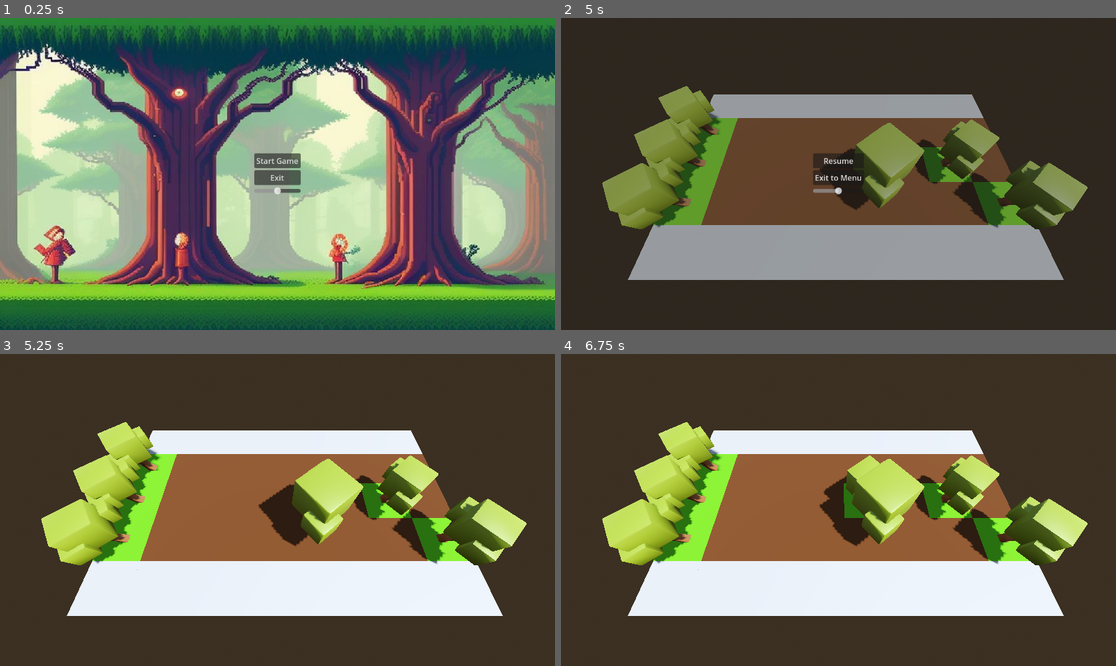
Above: before the commit, frames 1-4 (two rows, left to right).
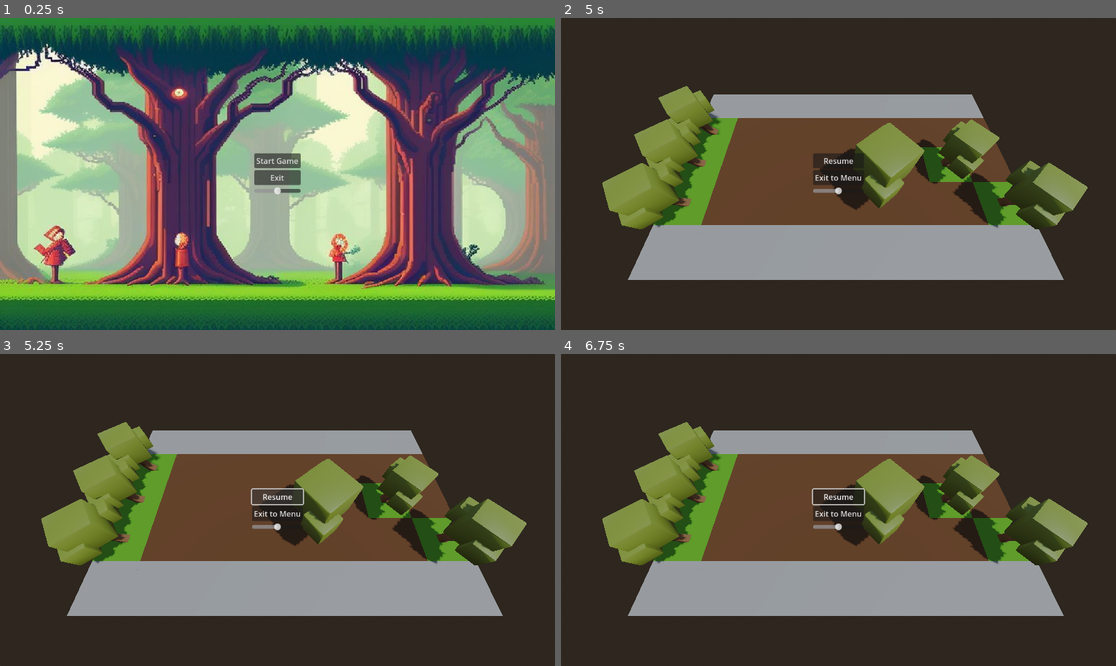
Above: after the commit, the same moments.

Repository: TheBoysJams/SeedsOfRenewal
Game: Godot game, scene res://UI/main_menu.tscn
The game is run twice, just before and just after one commit, with the same random seed, the same clock (stepped at 60 frames per second) and the same inputs.
Inputs (mouse positions are in pixels of both pictures, inside the frame that each line leads up to):
- Up to frame 1 (0.25 s): no input
- Up to frame 2 (5 s): click "Start Game" at 0.5 s; tap Enter at 1.25, 2.75, 4.25 s; move the mouse to (960, 158) at 1.27 s; click (960, 158) at 1.35 s; tap Space at 2, 3.5 s; move the mouse to (727, 189) at 2.02 s; right-click (727, 189) at 2.1 s; move the mouse to (894, 105) at 2.77 s; click (894, 105) at 2.85 s; move the mouse to (810, 236) at 3.52 s; right-click (810, 236) at 3.6 s; move the mouse to (1005, 220) at 4.27 s; click (1005, 220) at 4.35 s; tap Escape (escape) at 4.9 s
- Up to frame 3 (5.25 s): click (277, 497) at 5 s, where only the run before the commit has a clickable "Resume"
- Up to frame 4 (6.75 s): tap Space at 5.75 s; move the mouse to (672, 463) at 5.77 s; right-click (672, 463) at 5.85 s; move the mouse to (866, 510) at 6.52 s; click (866, 510) at 6.6 s

Frames 1-2 are identical in both runs. In frame 3, 40% of the frame differs, in the area x 7-95%, y 21-84%; in frame 4, 40%.

Commit message:
Fix pause menu

Diff:
--- a/RenewalTreeDefence/Levels/prototype_level.tscn
+++ b/RenewalTreeDefence/Levels/prototype_level.tscn
@@ -1,9 +1,8 @@
-[gd_scene load_steps=13 format=3 uid="uid://bivvk3fq6tihm"]
+[gd_scene load_steps=12 format=3 uid="uid://bivvk3fq6tihm"]
 
-[ext_resource type="Script" path="res://prototype_level.gd" id="1_jk0m5"]
 [ext_resource type="MeshLibrary" uid="uid://ckuhs5fq2ae2g" path="res://Tiles/tiles.tres" id="1_myrcv"]
 [ext_resource type="PackedScene" uid="uid://bq4slw2comdvs" path="res://player.tscn" id="2_o6oum"]
-[ext_resource type="PackedScene" uid="uid://d3g2gcq604vvv" path="res://Towers/tower_manager.tscn" id="3_i8pec"]
+[ext_resource type="PackedScene" uid="uid://d3g2gcq604vvv" path="res://Assets/Meshes/Tree_1.gltf" id="3_i8pec"]
 [ext_resource type="PackedScene" uid="uid://b1lyxto4b02y8" path="res://Towers/tree.tscn" id="4_bkccc"]
 [ext_resource type="Script" path="res://Towers/TowerManager.gd" id="5_ffg71"]
 [ext_resource type="PackedScene" uid="uid://cm4gkchemv2ui" path="res://UI/pause_menu.tscn" id="6_yc7nx"]
@@ -28,7 +27,6 @@
 Cost = 2
 
 [node name="PrototypeLevel" type="Node3D"]
-script = ExtResource("1_jk0m5")
 
 [node name="DirectionalLight3D" type="DirectionalLight3D" parent="."]
 transform = Transform3D(-0.866025, -0.433013, 0.25, 0, 0.5, 0.866025, -0.5, 0.75, -0.433013, 0, 0, 0)
@@ -66,4 +64,4 @@
 transform = Transform3D(1, 0, 0, 0, 1, 0, 0, 0, 1, 2, -0.263, 16.954)
 
 [node name="PauseMenu" parent="." instance=ExtResource("6_yc7nx")]
-process_mode = 2
+process_mode = 0
--- a/RenewalTreeDefence/UI/PauseMenu.gd
+++ b/RenewalTreeDefence/UI/PauseMenu.gd
@@ -21,6 +21,15 @@
 	get_tree().paused = false
 	get_tree().change_scene_to_packed(main_menu_scene)
 
+func _unhandled_input(event):
+	if event.is_action_pressed("escape"):
+		if get_tree().paused:
+			get_tree().paused = false
+			visible = false
+		else:
+			get_tree().paused = true
+			visible = true
+
 # Called every frame. 'delta' is the elapsed time since the previous frame.
 func _process(delta):
 	pass
--- a/RenewalTreeDefence/UI/main_menu.tscn
+++ b/RenewalTreeDefence/UI/main_menu.tscn
@@ -5,7 +5,6 @@
 [ext_resource type="PackedScene" uid="uid://bivvk3fq6tihm" path="res://Levels/prototype_level.tscn" id="2_ndo85"]
 [ext_resource type="Texture2D" uid="uid://cdv5po6dwdsmj" path="res://UI/Forest.jpg" id="3_bwmo5"]
 [ext_resource type="AudioStream" uid="uid://dun0cf423gvg4" path="res://UI/SeedsOfRenewal.mp3" id="4_1e8gy"]
-
 
 [node name="MainMenu" type="MarginContainer"]
 anchors_preset = 15
--- a/RenewalTreeDefence/UI/pause_menu.tscn
+++ b/RenewalTreeDefence/UI/pause_menu.tscn
@@ -4,6 +4,7 @@
 [ext_resource type="Script" path="res://UI/VolumeSlider.gd" id="2_ll2cs"]
 
 [node name="PauseMenu" type="Control"]
+process_mode = 3
 layout_mode = 3
 anchors_preset = 15
 anchor_right = 1.0
--- a/RenewalTreeDefence/project.godot
+++ b/RenewalTreeDefence/project.godot
@@ -64,8 +64,3 @@
 "events": [Object(InputEventKey,"resource_local_to_scene":false,"resource_name":"","device":-1,"window_id":0,"alt_pressed":false,"shift_pressed":false,"ctrl_pressed":false,"meta_pressed":false,"pressed":false,"keycode":0,"physical_keycode":52,"key_label":0,"unicode":52,"echo":false,"script":null)
 ]
 }
-pause={
-"deadzone": 0.5,
-"events": [Object(InputEventKey,"resource_local_to_scene":false,"resource_name":"","device":0,"window_id":0,"alt_pressed":false,"shift_pressed":false,"ctrl_pressed":false,"meta_pressed":false,"pressed":false,"keycode":0,"physical_keycode":4194305,"key_label":0,"unicode":0,"echo":false,"script":null)
-]
-}
--- a/RenewalTreeDefence/prototype_level.gd
+++ /dev/null
@@ -1,22 +0,0 @@
-extends Node3D
-
-
-# Called when the node enters the scene tree for the first time.
-func _ready():
-	pass # Replace with function body.
-
-
-# Called every frame. 'delta' is the elapsed time since the previous frame.
-func _process(delta):
-	pass
-
-func _unhandled_input(event):
-	if event.is_action_pressed("pause"):
-		if not get_tree().paused:
-			# Pause the game
-			get_tree().paused = true
-			$PauseMenu.visible = true
-		else:
-			# Resume the game (can also be handled via the Resume button)
-			get_tree().paused = false
-			$PauseMenu.visible = false
